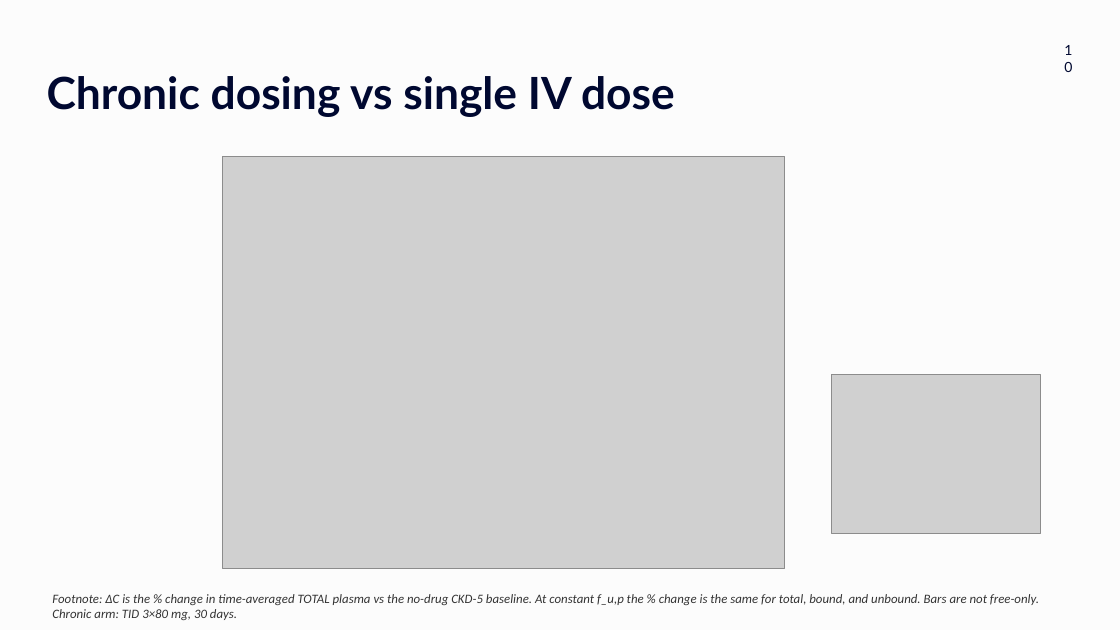
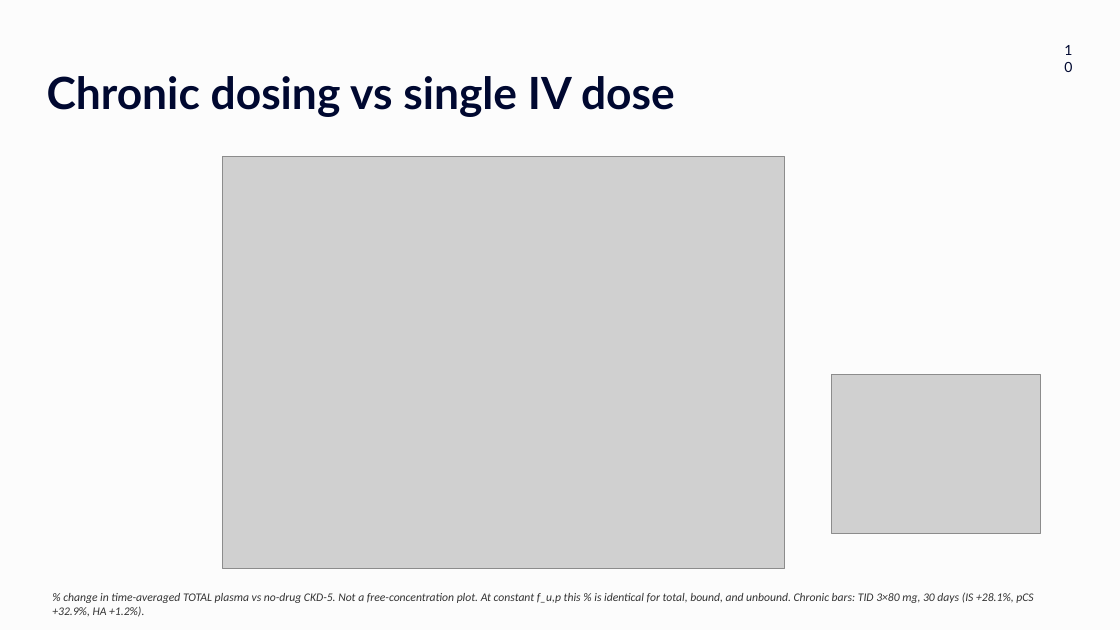
Before and after one commit to noroozbabaee/PBPK_Furosemide_Uremic_Toxins, a slide deck: slide 10 of publication_code/Furosemide_PBUT_UserCommittee_29_9_2026_Final.pptx. Drawn at 1120x630 pixels with LibreOffice and Linux fonts; fonts in the diff are those of the drawing; grey boxes stand for pictures; background and template pictures are left out. Boxes give left, top, right and bottom in pixels: in the first picture for what was removed or moved away, otherwise in the second. Text is boxed around its words. In the diff, an @@ line names an element or a change of style, - is before the commit and + after.

```diff
--- a/publication_code/Furosemide_PBUT_UserCommittee_29_9_2026_Final.pptx
+++ b/publication_code/Furosemide_PBUT_UserCommittee_29_9_2026_Final.pptx
@@ text at (x1=52, y1=593, x2=1033, y2=617): text changed; size 11 to 10 pt @@
-Footnote: ΔC is the % change in time-averaged TOTAL plasma vs the no-drug CKD-5 baseline. At constant f_u,p the % change is the same for total, bound, and unbound. Bars are not free-only. Chronic arm: TID 3×80 mg, 30 days.
+% change in time-averaged TOTAL plasma vs no-drug CKD-5. Not a free-concentration plot. At constant f_u,p this % is identical for total, bound, and unbound. Chronic bars: TID 3×80 mg, 30 days (IS +28.1%, pCS +32.9%, HA +1.2%).
```
Also in this commit, not shown: 5 other slides changed.
